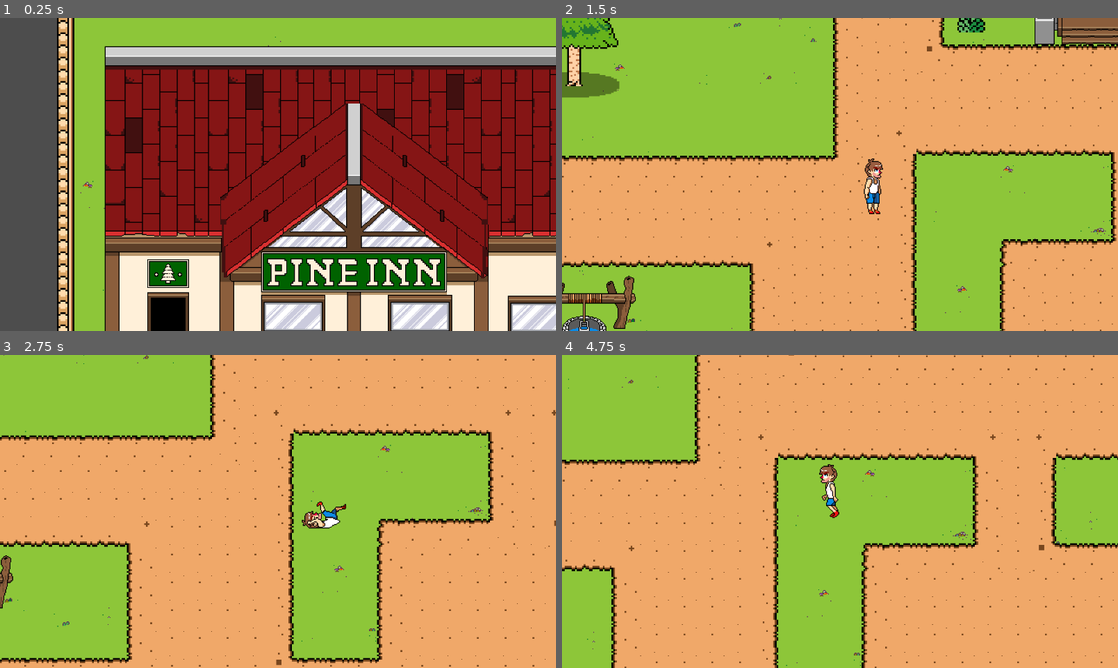
Above: before the commit, frames 1-4 (two rows, left to right).
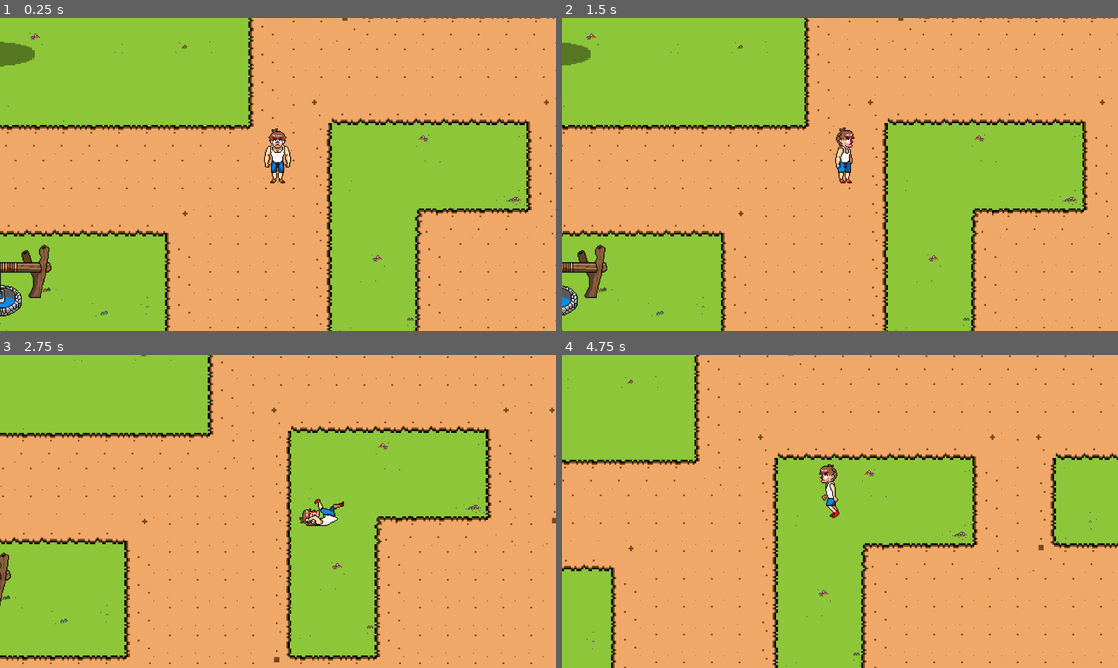
Above: after the commit, the same moments.

Repository: NeeshchiiKing/Before-She-Wakes
Game: Godot game, scene res://src/core/main_game/main_game.tscn
The game is run twice, just before and just after one commit, with the same random seed, the same clock (stepped at 60 frames per second) and the same inputs. This scene is started directly instead of the project's main scene.
Inputs:
- Up to frame 1 (0.25 s): no input
- Up to frame 2 (1.5 s): hold D (move_right) 0.53-1.28 s; tap J (attack) at 0.6 s; hold S (move_down) from 1.28 s (still down); tap I (defend) at 1.35 s
- Up to frame 3 (2.75 s): release S (move_down) at 2.03 s; hold D (move_right) from 2.03 s (still down); tap L (roll) at 2.1 s
- Up to frame 4 (4.75 s): release D (move_right) at 2.78 s; hold W (move_up) 2.78-3.53 s; tap K (sneak) at 2.85 s; hold A (move_left) from 3.53 s (still down); tap J (attack) at 3.6 s; tap I (defend) at 4.35 s

The runs differ from the first frame. In frame 1, 94% of the frame differs, in the area x 0-100%, y 0-100%; in frame 2, 33%; in frame 3, 7.2%; in frame 4, 1.8%.

Commit message:
Update Y-sort, entity_root reparenting, and camera target system

Diff:
--- a/src/core/main_game/main_game.tscn
+++ b/src/core/main_game/main_game.tscn
@@ -14,6 +14,7 @@
 [node name="LevelRoot" type="Node2D" parent="World"]
 
 [node name="EntityRoot" type="Node2D" parent="World"]
+y_sort_enabled = true
 
 [node name="EffectRoot" type="Node2D" parent="World"]
 
--- a/src/scenes/levels/pinetop_level.gd
+++ b/src/scenes/levels/pinetop_level.gd
@@ -1,9 +1,8 @@
 class_name PinetopLevel extends BaseLevel
 
-@onready var player_spawn_marker : PlayerSpawn = $Entities/PlayerSpawn
-@onready var player_camera       : Camera2D = $Entities/PlayerCamera
+@onready var player_spawn_marker : PlayerSpawn = $Player/PlayerSpawn
+@onready var player_camera       : Camera2D = $Player/PlayerCamera
 @onready var level_transition: LevelTransition = $Transitions/LevelTransition
-
 
 func _ready() -> void:
 	level_transition.transition_requested.connect(_on_level_transition_requested)
--- a/src/scenes/levels/pinetop_level.tscn
+++ b/src/scenes/levels/pinetop_level.tscn
@@ -1396,6 +1396,14 @@
 script = ExtResource("1_4lyj1")
 metadata/_edit_group_ = true
 
+[node name="Player" type="Node2D" parent="."]
+
+[node name="PlayerCamera" parent="Player" instance=ExtResource("17_k837i")]
+enabled = true
+
+[node name="PlayerSpawn" parent="Player" instance=ExtResource("18_1jrbf")]
+position = Vector2(674, 737)
+
 [node name="Background" type="Node2D" parent="."]
 
 [node name="Grass" type="TextureRect" parent="Background"]
@@ -1421,19 +1429,7 @@
 tile_set = SubResource("TileSet_gb53w")
 
 [node name="LevelObjects" type="Node2D" parent="."]
-
-[node name="Bush" parent="LevelObjects" instance=ExtResource("6_5yxh6")]
-position = Vector2(193, 519)
-
-[node name="Grass" parent="LevelObjects" instance=ExtResource("7_qor0u")]
-position = Vector2(799, 527)
-
-[node name="Pinetree" parent="LevelObjects" instance=ExtResource("8_5mcfq")]
-position = Vector2(343, 590)
-
-[node name="fire_effect" parent="LevelObjects" instance=ExtResource("9_gv0hn")]
-position = Vector2(1001, 1201)
-frame_progress = 0.98833364
+y_sort_enabled = true
 
 [node name="Inn" type="TextureRect" parent="LevelObjects"]
 offset_left = 55.0
@@ -1463,6 +1459,19 @@
 offset_bottom = 900.0
 texture = ExtResource("13_ralhq")
 
+[node name="Grass" parent="LevelObjects" instance=ExtResource("7_qor0u")]
+position = Vector2(799, 527)
+
+[node name="Pinetree" parent="LevelObjects" instance=ExtResource("8_5mcfq")]
+position = Vector2(343, 590)
+
+[node name="fire_effect" parent="LevelObjects" instance=ExtResource("9_gv0hn")]
+position = Vector2(1001, 1201)
+frame_progress = 0.98833364
+
+[node name="Bush" parent="LevelObjects" instance=ExtResource("6_5yxh6")]
+position = Vector2(193, 519)
+
 [node name="Tent" type="TextureRect" parent="LevelObjects"]
 offset_left = 910.0
 offset_top = 1097.0
@@ -1484,14 +1493,6 @@
 offset_bottom = 1095.0
 texture = ExtResource("15_3ff8m")
 
-[node name="Entities" type="Node2D" parent="."]
-
-[node name="PlayerCamera" parent="Entities" instance=ExtResource("17_k837i")]
-enabled = true
-
-[node name="PlayerSpawn" parent="Entities" instance=ExtResource("18_1jrbf")]
-position = Vector2(674, 737)
-
 [node name="Transitions" type="Node2D" parent="."]
 
 [node name="LevelTransition" parent="Transitions" instance=ExtResource("19_1jrbf")]
--- a/src/scripts/core/systems/BaseLevel.gd
+++ b/src/scripts/core/systems/BaseLevel.gd
@@ -3,6 +3,10 @@
 # Abstract class for levels
 
 signal signal_level_transition(scene_uid: String)
+
+#This sets up Ysort for player
+@onready var ysort_container: Node2D = $LevelObjects
+
 
 func _ready() -> void:
 	for transition in find_children("*", "LevelTransition", true, false):
@@ -11,8 +15,12 @@
 func _on_transition_requested(scene_uid: String) -> void:
 	signal_level_transition.emit(scene_uid)
 
+func get_ysort_container() -> Node2D:
+	return ysort_container
+
 # Provides a player spawn location
 @abstract func get_default_player_spawn() -> Vector2
+#never return a Vector2.ZERO for the player this has to stay abstract for that reason
 
 # Provides the camera used in the level
 @abstract func get_player_camera() -> Camera2D
--- a/src/scripts/core/systems/main_game.gd
+++ b/src/scripts/core/systems/main_game.gd
@@ -1,5 +1,14 @@
 class_name MainGame extends Node
 #Responsible for setting up the World Layers and Coordinating high-level systems
+
+#MainGame Application Root Loads when game runs
+#Systems GameManagers, Quest Tracker, Inventory, Crafting Systems, Dialogue Manager, Save load, Audio Manager
+#World Contains the World
+#HUD heads Health bars, minimap, quest trracker, ability cooldowns
+#Pause to pause the game which allowes to pause the game as you transition etc
+#Transisition handles visual effects mostly
+#Debug is currectly used so you can quit set fps, level name, noclip toggle, spawn enemy buttons
+
 
 #Future (Main Menu): Loading test level for prototype
 const TEST_LEVEL_01    : String = "uid://c7ta2yrs1skiv"
@@ -73,13 +82,16 @@
 
 	_current_level = new_level as BaseLevel
 
+	level_root.add_child(_current_level) #this adds that level node to the Main game LevelRoot
+	# Level is stored as _current_level : BaseLevel
+
+	_current_level = new_level as BaseLevel
 	level_root.add_child(_current_level)
-
 	_current_level.signal_level_transition.connect(load_level)
 
+	_attach_entity_root_to_level()   # <-- replaces _attach_player_to_level()
 	_place_player_at_level_spawn()
 	_setup_level_camera()
-
 
 
 ## Instantiates the player and adds it to the entity layer
@@ -95,14 +107,30 @@
 		return
 
 	if player_instance is not Player:
-		player_instance.free() # Node must be freed to avoid unreferenced orphan nodes
+		player_instance.free()
 		push_error("Loaded player scene is not of type Player " + PLAYER_SCENE_UID)
 		return
 
 	player = player_instance as Player
-
 	entity_root.add_child(player)
 
+## Moves the entity_root (player, NPCs, enemies) into the newly loaded level's
+##  Y-sort container so everything inside it draws correctly relative to that
+##  level's trees, bushes, buildings, etc.
+func _attach_entity_root_to_level() -> void:
+	if _current_level == null:
+		push_error("Cannot attach entity_root to level because level is null")
+		return
+
+	var ysort_container : Node2D = _current_level.get_ysort_container()
+	if ysort_container == null:
+		push_error("Current level has no Y-sort container to attach entity_root to")
+		return
+
+	if entity_root.get_parent() != null:
+		entity_root.get_parent().remove_child(entity_root)
+
+	ysort_container.add_child(entity_root)
 
 ## Finds the default spawn location in currently loaded level, and places
 ##  the Player at that position.
@@ -127,7 +155,7 @@
 
 	# FUTURE (camera): Temporary hookup
 	# NOTE: target variable was added as part of the custom camera script used for the prototype
-	level_camera.target = player
+	level_camera.set_player_target(player)
 
 
 func _init_systems() -> void:
--- a/src/scripts/core/systems/player_camera.gd
+++ b/src/scripts/core/systems/player_camera.gd
@@ -1,13 +1,11 @@
 extends Camera2D
-## PLACEHOLDER: This script exists only to provide a basic camera for demonstrating
-## the project foundation. It is not intended as an example of a complete camera system.
-## FUTURE (camera): Replace with the actual camera implementation.
 
 const LERP_WEIGHT : float = 2.0
 const CAMERA_LOOK_AHEAD_VAL : Vector2 = Vector2(0.0, -8.0)
-const CAMERA_LOOK_AMOUNT    : float =  64.0  ## Value when player input to look ahead
+const CAMERA_LOOK_AMOUNT    : float =  64.0
 
 var target : Node2D = null
+var _player_target : Node2D = null   # remembers the player so we can return to them
 
 func _physics_process(delta : float) -> void:
 	_follow_camera_target(delta)
@@ -16,15 +14,39 @@
 	if not target:
 		return
 
-	# Offset value is amount to lead the player
 	var target_camera_offset : Vector2 = CAMERA_LOOK_AHEAD_VAL
 	var target_global_pos    : Vector2 = target.global_position + target_camera_offset
-	# FUTURE (player): This is very fragile as it assumes the target is a player, need to fix in future update
-	target_global_pos += target.camera_look_direction * CAMERA_LOOK_AMOUNT
+
+	if target.has_method("get_camera_look_direction"):
+		target_global_pos += target.get_camera_look_direction() * CAMERA_LOOK_AMOUNT
 
 	var camera_pos_out : Vector2
-
 	camera_pos_out.x = lerpf(global_position.x, target_global_pos.x, LERP_WEIGHT * delta)
 	camera_pos_out.y = lerpf(global_position.y, target_global_pos.y, LERP_WEIGHT * delta)
 
 	global_position = camera_pos_out
+
+
+## Sets the player as the default follow target. Snaps immediately so there's
+## no swooping-in effect when a new level loads.
+func set_player_target(player_node : Node2D) -> void:
+	_player_target = player_node
+	target = player_node
+	if target:
+		global_position = target.global_position + CAMERA_LOOK_AHEAD_VAL
+
+
+## Temporarily redirects the camera to focus on something else (boss intro,
+## cutscene point, etc). Call return_to_player() when done.
+func focus_on(new_target : Node2D) -> void:
+	target = new_target
+
+
+# somewhere the camera reference is accessible, e.g. via main_game or a signal
+#level_camera.focus_on(boss_node)
+#await get_tree().create_timer(2.0).timeout   # hold on the boss for a beat
+#level_camera.return_to_player()
+
+## Returns camera focus back to the player.
+func return_to_player() -> void:
+	target = _player_target
